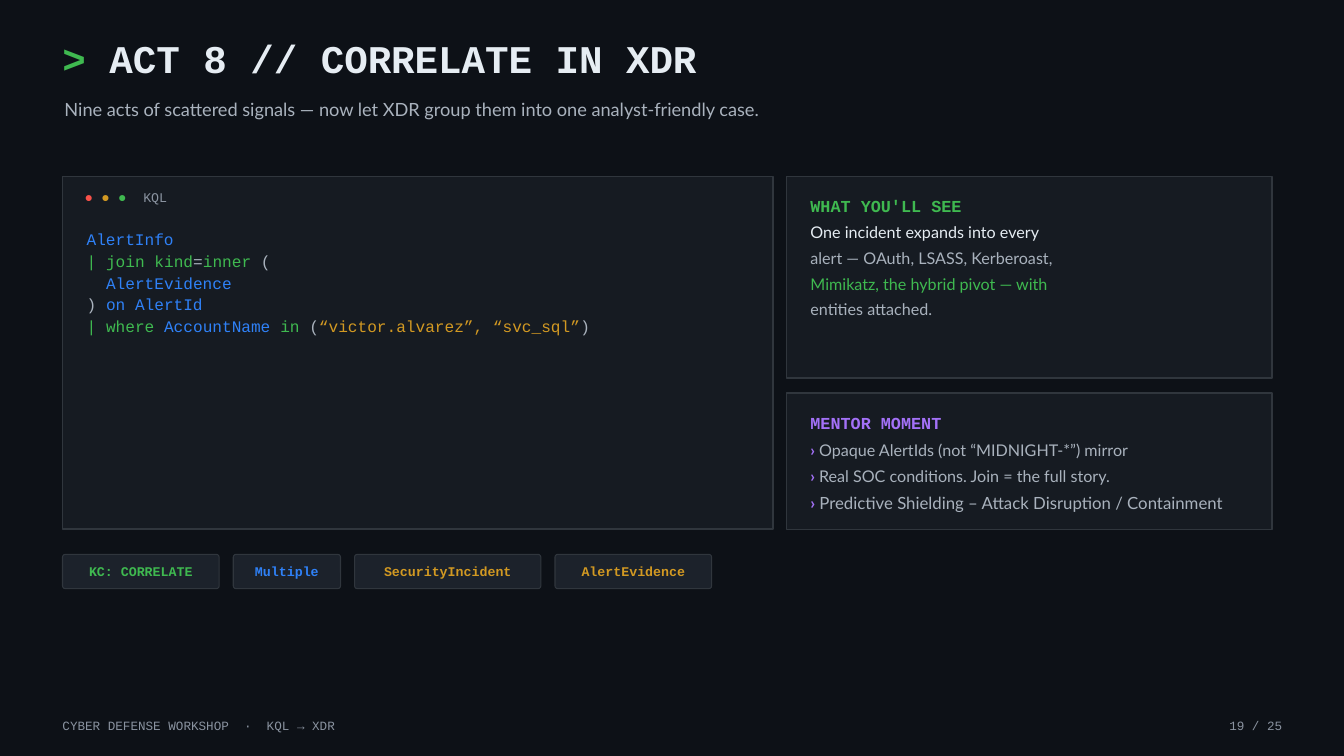
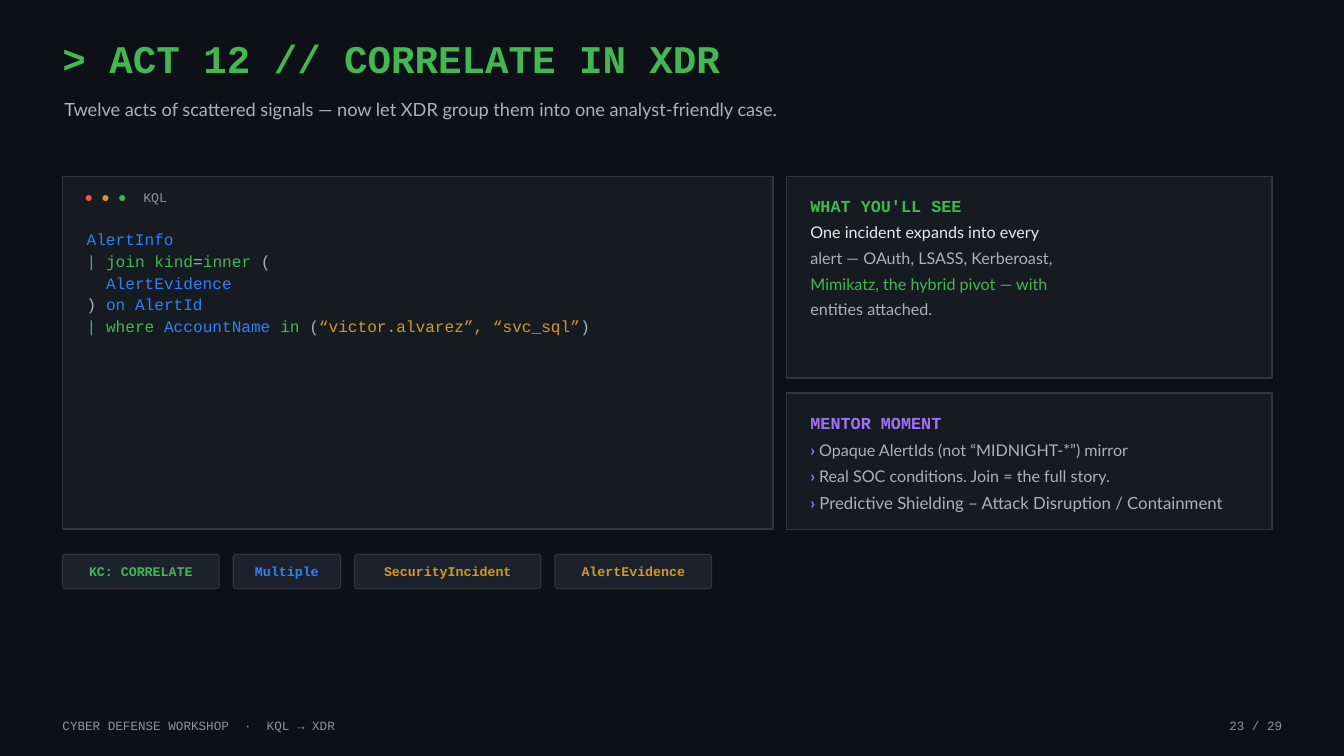
Before and after one commit to dcodev1702/Cyber-Defense-Workshop-ADX, a slide deck: slide 23 of STUDENT-GUIDES/Cyber_Defense_KQL_Workshop_v2.pptx (slide 19 before the commit). Drawn at 1344x756 pixels with LibreOffice and Linux fonts; fonts in the diff are those of the drawing. Boxes give left, top, right and bottom in pixels: in the first picture for what was removed or moved away, otherwise in the second. Text is boxed around its words. In the diff, an @@ line names an element or a change of style, - is before the commit and + after.

```diff
--- a/STUDENT-GUIDES/Cyber_Defense_KQL_Workshop_v2.pptx
+++ b/STUDENT-GUIDES/Cyber_Defense_KQL_Workshop_v2.pptx
@@ text at <box>109,47,719,74</box>: text changed; text colour #E6EDF3 to #3FB950 @@
-> ACT 8 // CORRELATE IN XDR
+> ACT 12 // CORRELATE IN XDR
@@ text at <box>64,102,777,120</box>: text changed @@
-Nine acts of scattered signals — now let XDR group them into one analyst-friendly case.
+Twelve acts of scattered signals — now let XDR group them into one analyst-friendly case.
@@ text at <box>1229,721,1282,730</box>: text changed @@
-19 / 25
+23 / 29
```
Also in this commit, not shown: 24 other slides changed, 4 slides added.
